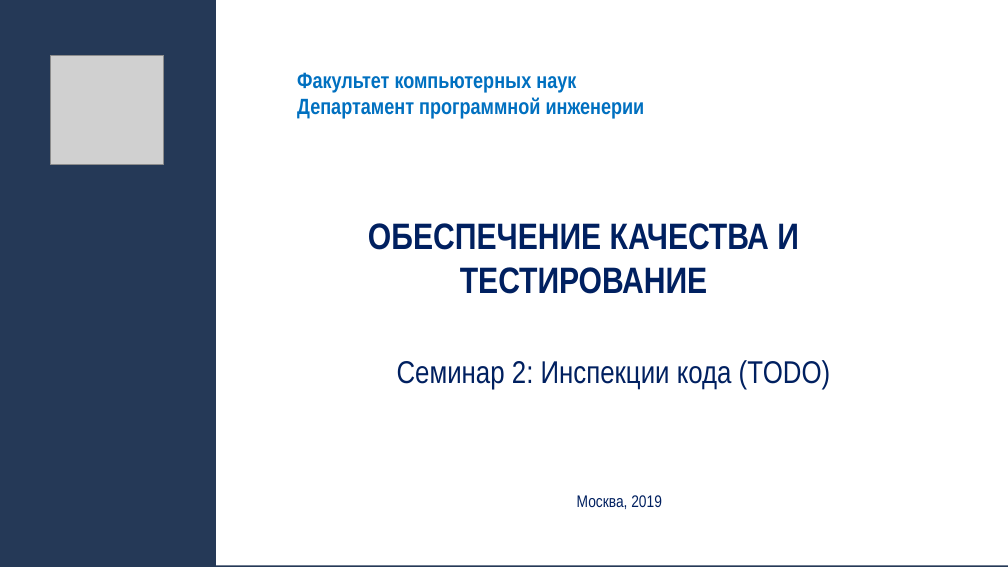
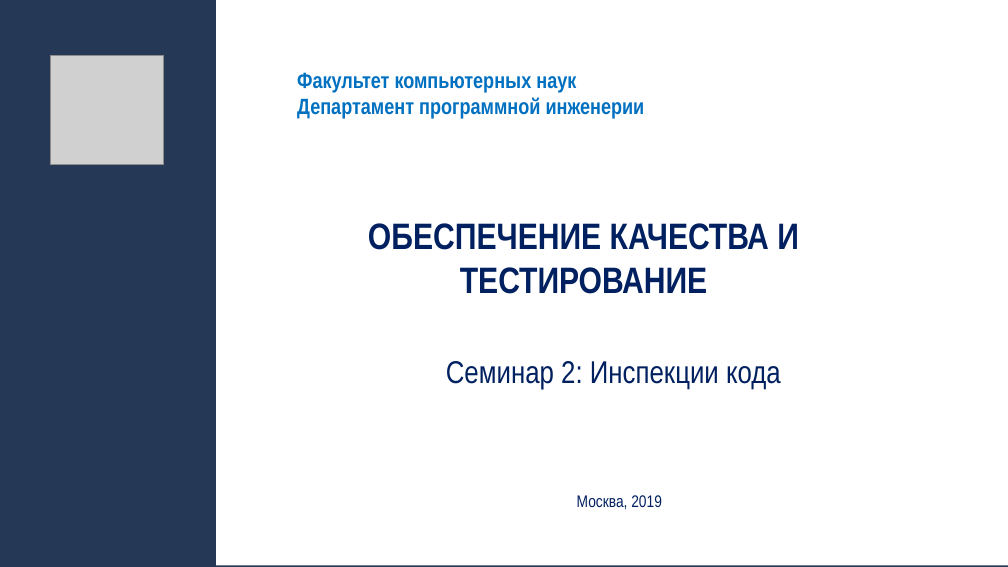
Before and after one commit to andrewt0301/qa-testing-course, a slide deck: slide 1 of seminars/seminar02/Seminar02.pptx. Drawn at 1008x567 pixels with LibreOffice and Linux fonts; fonts in the diff are those of the drawing; grey boxes stand for pictures. Boxes give left, top, right and bottom in pixels: in the first picture for what was removed or moved away, otherwise in the second. Text is boxed around its words. In the diff, an @@ line names an element or a change of style, - is before the commit and + after.

```diff
--- a/seminars/seminar02/Seminar02.pptx
+++ b/seminars/seminar02/Seminar02.pptx
@@ text at box(446, 361, 781, 389): text changed @@
-Семинар 2: Инспекции кода (TODO)
+Семинар 2: Инспекции кода
```
Also in this commit, not shown: 1 other slide changed, 5 slides added, 2 slides removed, 1 other file.
